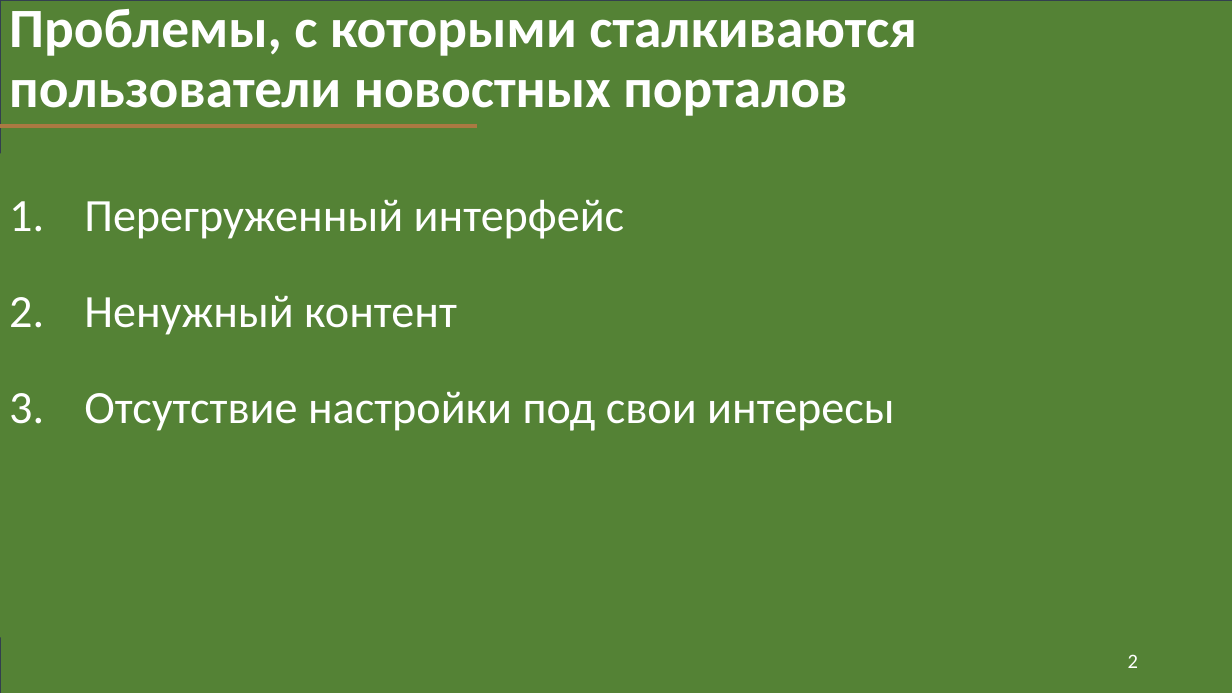
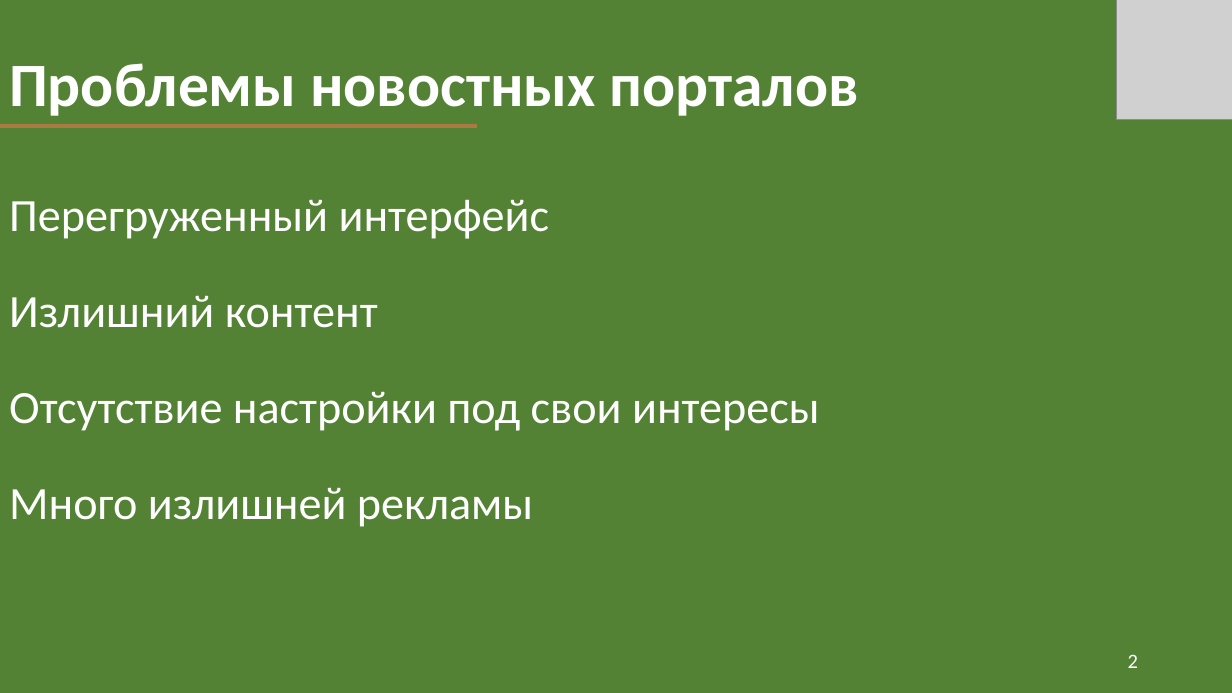
Before and after one commit to FDMan12/news-with-tags, a slide deck: slide 2 of Documentation/my_news_presentation.pptx. Drawn at 1232x693 pixels with LibreOffice and Linux fonts; fonts in the diff are those of the drawing; grey boxes stand for pictures. Boxes give left, top, right and bottom in pixels: in the first picture for what was removed or moved away, otherwise in the second. Text is boxed around its words. In the diff, an @@ line names an element or a change of style, - is before the commit and + after.

```diff
--- a/Documentation/my_news_presentation.pptx
+++ b/Documentation/my_news_presentation.pptx
@@ picture added at (x1=1116, y1=0, x2=1232, y2=119) @@
@@ title at (x1=9, y1=63, x2=859, y2=116): text changed; size 43.2 to 48 pt @@
-Проблемы, с которыми сталкиваются пользователи новостных порталов
+Проблемы новостных порталов
@@ subtitle at (x1=9, y1=199, x2=820, y2=431): bullet 1. to none @@
@@ subtitle at (x1=9, y1=295, x2=378, y2=328): text changed @@
-2. Ненужный контент
+Излишний контент
@@ subtitle at (x1=9, y1=487, x2=533, y2=527): paragraph added @@
+Много излишней рекламы
```
Also in this commit, not shown: 8 other slides changed, 1 slide added, 3 other files.
